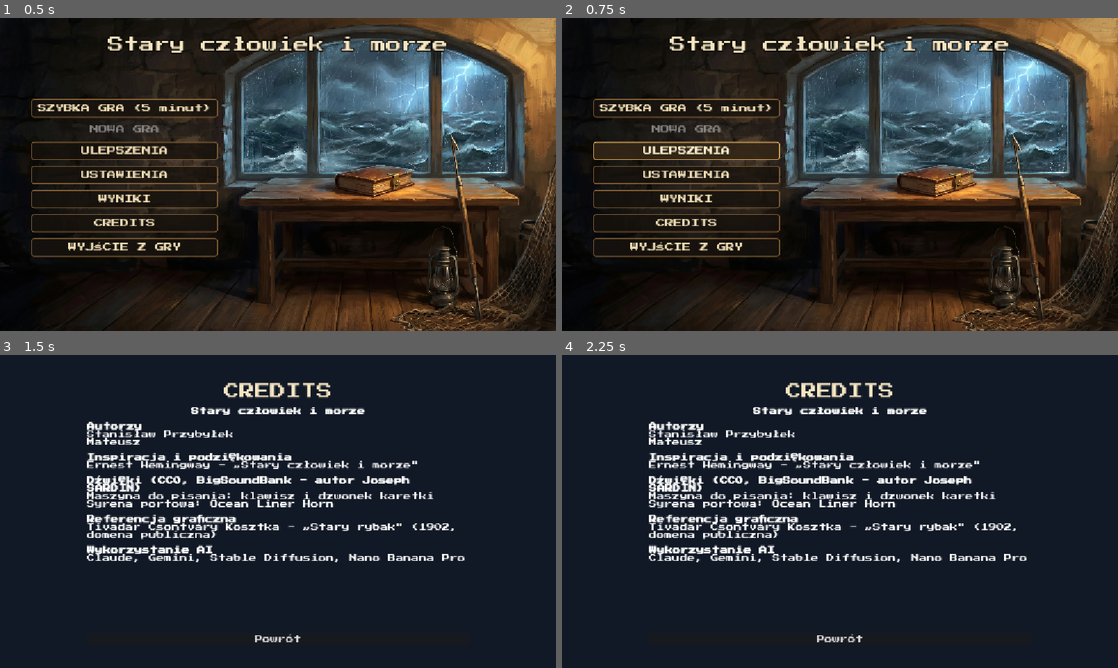
Above: before the commit, frames 1-4 (two rows, left to right).
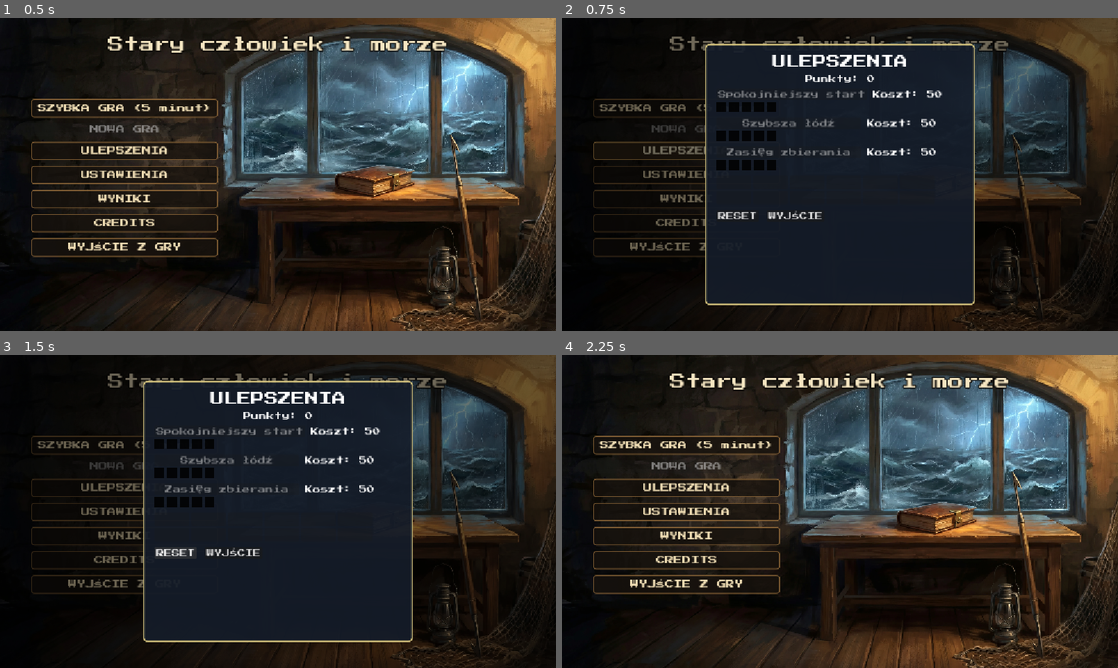
Above: after the commit, the same moments.

Repository: stap1/SCIM
Game: Godot game, scene res://scenes/MainMenu.tscn
Same seed, same stepped clock (60 frames per second), same inputs: the game is played once before the commit and once after it.
Inputs (mouse positions are in pixels of both pictures, inside the frame that each line leads up to):
- Up to frame 1 (0.5 s): no input
- Up to frame 2 (0.75 s): click "ULEPSZENIA" at 0.5 s
- Up to frame 3 (1.5 s): click (177, 552) at 1.25 s, where only the run after the commit has a clickable "RESET"
- Up to frame 4 (2.25 s): click (795, 552) at 2 s, where only the run after the commit has a clickable "WYJŚCIE"

Frame 1 is identical in both runs. In frame 2, 59% of the frame differs, in the area x 5-100%, y 0-100%; in frame 3, 59%; in frame 4, 79%, in the area x 0-100%, y 0-100%.

Commit message:
R3: meta-progresja (szkielet) + popup ULEPSZENIA
- MetaProgress (class_name, statyczny stan + user://meta.cfg): points/levels, buy/cost/cap,
  reset ze zwrotem punktow, bonusy (boat/magnet/spawn) krzywa kwadratowa, score_to_points
- popup ULEPSZENIA w menu: 3 realne ulepszenia z pipsami (czarne->zolte), 12 placeholderow,
  RESET (zwrot) + WYJSCIE; UI budowane w kodzie; pip_lit czysta
- main.gd nakłada bonusy na start runu (zasieg/predkosc/lagodszy spawn), boat/spawner odsprzezone
- bez autoloadu (nie ruszam project.godot); test_meta_progress.gd

Co-Authored-By: Claude Opus 4.8 <noreply@anthropic.com>

Diff:
--- a/scenes/MainMenu.tscn
+++ b/scenes/MainMenu.tscn
@@ -1,8 +1,9 @@
-[gd_scene load_steps=4 format=3 uid="uid://cduhwog23coy7"]
+[gd_scene load_steps=5 format=3 uid="uid://cduhwog23coy7"]
 
 [ext_resource type="Script" uid="uid://b12oqh3mydlaw" path="res://scripts/ui/main_menu.gd" id="1_mm"]
 [ext_resource type="Texture2D" uid="uid://c7qf6i78wkkpo" path="res://assets/main_menu_background.png" id="2_bg"]
 [ext_resource type="Theme" path="res://resources/main_menu_theme.tres" id="3_theme"]
+[ext_resource type="Script" path="res://scripts/ui/upgrades_menu.gd" id="4_upg"]
 
 [node name="MainMenu" type="Control"]
 layout_mode = 3
@@ -75,3 +76,6 @@
 [node name="QuitButton" type="Button" parent="Menu"]
 layout_mode = 2
 text = "WYJŚCIE Z GRY"
+
+[node name="UpgradesMenu" type="CanvasLayer" parent="."]
+script = ExtResource("4_upg")
--- a/scripts/globals/game_config.gd
+++ b/scripts/globals/game_config.gd
@@ -134,6 +134,13 @@
 # Co tyle poziomow zamiast zwyklej karty pojawia sie specjalny power-up (harpun/przebijanie).
 const MILESTONE_LEVEL_INTERVAL: int = 5
 
+# --- Meta-progresja (R3): trwale ulepszenia kupowane miedzy sesjami ---
+const META_POINTS_PER_SCORE: int = 10     # tyle wyniku = 1 punkt meta
+const META_COST_BASE: int = 50            # koszt poziomu L = BASE*(L+1)
+const META_BOAT_SPEED_MAX: float = 80.0   # bonus startowej predkosci lodzi na maks. poziomie
+const META_MAGNET_MULT_MAX: float = 1.0   # dodatek mnoznika zasiegu zbierania na maks (1.0 -> x2)
+const META_SPAWN_EASE_MAX: float = 6.0    # zlagodzenie budzetu spawnu na maks. poziomie
+
 # --- Leczenie ---
 # Dryfujaca deska (rybak lata nia kadlub): ile HP przywraca i jak czesto sie pojawia.
 const HEAL_PLANK_AMOUNT: float = 25.0
--- /dev/null
+++ b/scripts/globals/meta_progress.gd
@@ -0,0 +1,132 @@
+class_name MetaProgress
+extends RefCounted
+
+# Meta-progresja (R3, SZKIELET): trwale punkty i ulepszenia miedzy sesjami.
+# Stan statyczny (zyje przez caly proces, niezalezny od scen) + zapis do user://meta.cfg
+# (ConfigFile, wzorzec jak HighScores). NIE autoload - nie ruszamy project.godot.
+# Profile gracza POZA zakresem (przyszlosc).
+#
+# Trzy realne ulepszenia modyfikuja WARTOSCI STARTOWE gracza (male per poziom, ostatni
+# poziom znaczacy - krzywa kwadratowa). 12 placeholderow dochodzi w UI (R3c), nie tutaj.
+
+const PATH := "user://meta.cfg"
+
+const META_UPGRADES := {
+	"spawn":  {"name": "Spokojniejszy start", "max_level": 5, "desc": "Łagodniejszy spawn na starcie"},
+	"boat":   {"name": "Szybsza łódź",        "max_level": 5, "desc": "Wyższa startowa prędkość"},
+	"magnet": {"name": "Zasięg zbierania",    "max_level": 5, "desc": "Większy startowy zasięg XP"},
+}
+
+# Kolejnosc realnych ulepszen w UI (deterministyczna).
+const REAL_IDS: Array[String] = ["spawn", "boat", "magnet"]
+
+static var _points: int = 0
+static var _levels: Dictionary = {}
+static var _loaded: bool = false
+# Sciezka zapisu - nadpisywalna w testach (izolacja od realnego meta.cfg gracza).
+static var _path: String = PATH
+
+static func _ensure_loaded() -> void:
+	if _loaded:
+		return
+	_loaded = true
+	_load(_path)
+
+# --- Saldo punktow ---
+static func points() -> int:
+	_ensure_loaded()
+	return _points
+
+static func add_points(n: int) -> void:
+	_ensure_loaded()
+	_points += maxi(0, n)
+	_save(_path)
+
+# Czysta funkcja: przeliczenie wyniku sesji na punkty meta.
+static func score_to_points(score: int) -> int:
+	return maxi(0, score) / GameConfig.META_POINTS_PER_SCORE
+
+# --- Poziomy i kupno ---
+static func level_of(id: String) -> int:
+	_ensure_loaded()
+	return int(_levels.get(id, 0))
+
+static func max_level_of(id: String) -> int:
+	return int(META_UPGRADES[id]["max_level"]) if META_UPGRADES.has(id) else 0
+
+# Koszt nastepnego poziomu (z poziomu `level`): BASE*(level+1) - rosnie z poziomem.
+static func cost_of(id: String, level: int) -> int:
+	return GameConfig.META_COST_BASE * (level + 1)
+
+static func can_buy(id: String) -> bool:
+	_ensure_loaded()
+	if not META_UPGRADES.has(id):
+		return false
+	var lvl := level_of(id)
+	if lvl >= max_level_of(id):
+		return false
+	return _points >= cost_of(id, lvl)
+
+static func buy(id: String) -> bool:
+	_ensure_loaded()
+	if not can_buy(id):
+		return false
+	var lvl := level_of(id)
+	_points -= cost_of(id, lvl)
+	_levels[id] = lvl + 1
+	_save(_path)
+	return true
+
+# Suma wszystkich wydanych punktow (do zwrotu przy resecie).
+static func total_spent() -> int:
+	_ensure_loaded()
+	var sum := 0
+	for id in _levels:
+		for l in int(_levels[id]):
+			sum += cost_of(id, l)
+	return sum
+
+# Reset: zwraca WSZYSTKIE wydane punkty i zeruje poziomy.
+static func reset_upgrades() -> void:
+	_ensure_loaded()
+	_points += total_spent()
+	_levels.clear()
+	_save(_path)
+
+# --- Bonusy nakladane na start runu (R3d) ---
+static func bonus_boat_speed() -> float:
+	return GameConfig.META_BOAT_SPEED_MAX * _curve("boat")
+
+static func bonus_magnet_mult() -> float:
+	return 1.0 + GameConfig.META_MAGNET_MULT_MAX * _curve("magnet")
+
+static func spawn_ease() -> float:
+	return GameConfig.META_SPAWN_EASE_MAX * _curve("spawn")
+
+# Krzywa wartosci ulepszenia: 0 na poziomie 0, 1.0 na maksie; kwadratowa (ostatnie poziomy znaczace).
+static func _curve(id: String) -> float:
+	var maxl := max_level_of(id)
+	if maxl <= 0:
+		return 0.0
+	var t := clampf(float(level_of(id)) / float(maxl), 0.0, 1.0)
+	return t * t
+
+# --- Trwalosc (ConfigFile) ---
+static func _save(path: String) -> void:
+	var cfg := ConfigFile.new()
+	cfg.set_value("meta", "points", _points)
+	cfg.set_value("meta", "levels", _levels)
+	cfg.save(path)
+
+static func _load(path: String) -> void:
+	var cfg := ConfigFile.new()
+	_points = 0
+	_levels = {}
+	if cfg.load(path) == OK:
+		_points = int(cfg.get_value("meta", "points", 0))
+		var raw = cfg.get_value("meta", "levels", {})
+		if raw is Dictionary:
+			# Waliduj: tylko znane id z sensownym poziomem (plik moze byc edytowany z zewnatrz).
+			for id in raw:
+				if META_UPGRADES.has(id):
+					_levels[id] = clampi(int(raw[id]), 0, max_level_of(id))
--- a/scripts/systems/main.gd
+++ b/scripts/systems/main.gd
@@ -6,6 +6,19 @@
 		GameState.is_paused = false
 	if "time" in GameState:
 		GameState.time = 0.0
+	_apply_meta_upgrades()
+
+# Nakłada trwałe ulepszenia (MetaProgress) na start runu: zasięg zbierania, prędkość łodzi,
+# złagodzenie spawnu. Dzieci (boat, spawner) są już gotowe (_ready dzieci idzie przed root).
+# Centralizacja tutaj trzyma boat/spawner odsprzężone od MetaProgress.
+func _apply_meta_upgrades() -> void:
+	GameState.magnet_range_mult = MetaProgress.bonus_magnet_mult()
+	var boat := get_tree().get_first_node_in_group("player")
+	if boat != null and "max_speed" in boat:
+		boat.max_speed += MetaProgress.bonus_boat_speed()
+	var spawner := get_node_or_null("EnemySpawner")
+	if spawner != null and "_spawn_ease" in spawner:
+		spawner._spawn_ease = MetaProgress.spawn_ease()
 
 func _process(delta: float) -> void:
 	# JEDYNE miejsce liczenia czasu w calym projekcie (HUD jest read-only, czyta przez sygnaly).
--- /dev/null
+++ b/scripts/ui/upgrades_menu.gd
@@ -0,0 +1,156 @@
+class_name UpgradesMenu
+extends CanvasLayer
+
+# Popup ULEPSZENIA (sklep meta-progresji, R3c). Wyskakujace okienko z ramka, polprzezroczyste.
+# 3 realne ulepszenia: przycisk (kup nastepny poziom) + rzad czarnych kwadratow (pipsy)
+# zapalajacych sie na zolto wg poziomu. 12 przyciskow-placeholderow (nieaktywne). Na dole
+# RESET (zwrot wszystkich punktow) i WYJSCIE (chowa popup). UI budowane w kodzie.
+
+const PIP_DARK := Color(0.0, 0.0, 0.0, 0.85)
+const PIP_LIT := Color(1.0, 0.85, 0.1, 1.0)
+
+var _points_label: Label
+var _rows: Dictionary = {}  # id -> {"button":Button, "cost":Label, "pips":Array}
+
+func _ready() -> void:
+	layer = 80
+	_build()
+	visible = false
+
+func open() -> void:
+	visible = true
+	_refresh()
+
+func _close() -> void:
+	visible = false
+
+# Czysta funkcja: czy pip o danym indeksie ma byc zapalony (kupiony poziom).
+static func pip_lit(level: int, index: int) -> bool:
+	return index < level
+
+func _build() -> void:
+	var dim := ColorRect.new()
+	dim.color = Color(0.0, 0.0, 0.0, 0.55)
+	dim.set_anchors_and_offsets_preset(Control.PRESET_FULL_RECT)
+	add_child(dim)
+
+	var panel := Panel.new()
+	panel.anchor_left = 0.5
+	panel.anchor_top = 0.5
+	panel.anchor_right = 0.5
+	panel.anchor_bottom = 0.5
+	panel.offset_left = -280.0
+	panel.offset_top = -270.0
+	panel.offset_right = 280.0
+	panel.offset_bottom = 270.0
+	var sb := StyleBoxFlat.new()
+	sb.bg_color = Color(0.08, 0.11, 0.16, 0.92)
+	sb.border_color = Color(0.85, 0.78, 0.5, 0.9)
+	sb.set_border_width_all(3)
+	sb.set_corner_radius_all(8)
+	panel.add_theme_stylebox_override("panel", sb)
+	add_child(panel)
+
+	var margin := MarginContainer.new()
+	margin.set_anchors_and_offsets_preset(Control.PRESET_FULL_RECT)
+	for m in ["margin_left", "margin_top", "margin_right", "margin_bottom"]:
+		margin.add_theme_constant_override(m, 24)
+	panel.add_child(margin)
+
+	var vb := VBoxContainer.new()
+	vb.add_theme_constant_override("separation", 12)
+	margin.add_child(vb)
+
+	var title := Label.new()
+	title.text = "ULEPSZENIA"
+	title.horizontal_alignment = HORIZONTAL_ALIGNMENT_CENTER
+	title.add_theme_font_size_override("font_size", 28)
+	vb.add_child(title)
+
+	_points_label = Label.new()
+	_points_label.horizontal_alignment = HORIZONTAL_ALIGNMENT_CENTER
+	vb.add_child(_points_label)
+
+	# 3 realne ulepszenia (przycisk + pipsy)
+	for id in MetaProgress.REAL_IDS:
+		var info: Dictionary = MetaProgress.META_UPGRADES[id]
+		var row := VBoxContainer.new()
+		var hb := HBoxContainer.new()
+		hb.add_theme_constant_override("separation", 12)
+		var btn := Button.new()
+		btn.text = str(info["name"])
+		btn.tooltip_text = str(info.get("desc", ""))
+		btn.custom_minimum_size = Vector2(300, 0)
+		btn.pressed.connect(_on_buy.bind(id))
+		hb.add_child(btn)
+		var cost := Label.new()
+		cost.vertical_alignment = VERTICAL_ALIGNMENT_CENTER
+		hb.add_child(cost)
+		row.add_child(hb)
+		var pips_hb := HBoxContainer.new()
+		pips_hb.add_theme_constant_override("separation", 6)
+		var pips: Array = []
+		for i in MetaProgress.max_level_of(id):
+			var pip := ColorRect.new()
+			pip.custom_minimum_size = Vector2(20, 20)
+			pips_hb.add_child(pip)
+			pips.append(pip)
+		row.add_child(pips_hb)
+		vb.add_child(row)
+		_rows[id] = {"button": btn, "cost": cost, "pips": pips}
+
+	# 12 placeholderow (nieaktywne) - przyszle ulepszenia
+	var grid := GridContainer.new()
+	grid.columns = 6
+	for i in 12:
+		var pb := Button.new()
+		pb.disabled = true
+		pb.custom_minimum_size = Vector2(72, 28)
+		grid.add_child(pb)
+	vb.add_child(grid)
+
+	# RESET + WYJSCIE
+	var bottom := HBoxContainer.new()
+	bottom.add_theme_constant_override("separation", 16)
+	var reset := Button.new()
+	reset.text = "RESET"
+	reset.pressed.connect(_on_reset)
+	bottom.add_child(reset)
+	var exit := Button.new()
+	exit.text = "WYJŚCIE"
+	exit.pressed.connect(_on_exit)
+	bottom.add_child(exit)
+	vb.add_child(bottom)
+
+func _on_buy(id: String) -> void:
+	if MetaProgress.buy(id):
+		AudioManager.play_sfx("ui_click")
+	_refresh()
+
+func _on_reset() -> void:
+	MetaProgress.reset_upgrades()
+	AudioManager.play_sfx("ui_click")
+	_refresh()
+
+func _on_exit() -> void:
+	AudioManager.play_sfx("ui_click")
+	_close()
+
+func _refresh() -> void:
+	if _points_label:
+		_points_label.text = "Punkty: %d" % MetaProgress.points()
+	for id in _rows:
+		var lvl: int = MetaProgress.level_of(id)
+		var maxl: int = MetaProgress.max_level_of(id)
+		var r: Dictionary = _rows[id]
+		var pips: Array = r["pips"]
+		for i in pips.size():
+			pips[i].color = PIP_LIT if pip_lit(lvl, i) else PIP_DARK
+		var btn: Button = r["button"]
+		var cost: Label = r["cost"]
+		if lvl >= maxl:
+			btn.disabled = true
+			cost.text = "MAX"
+		else:
+			btn.disabled = not MetaProgress.can_buy(id)
+			cost.text = "Koszt: %d" % MetaProgress.cost_of(id, lvl)
--- /dev/null
+++ b/test/test_meta_progress.gd
@@ -0,0 +1,89 @@
+extends GutTest
+
+# R3: meta-progresja (MetaProgress) - kupno/koszt/cap, reset (zwrot), bonusy, zapis/odczyt,
+# przeliczenie wyniku na punkty, pip_lit (UI). Izolacja od realnego meta.cfg przez _path tymczasowy.
+
+const TMP := "user://test_meta_tmp.cfg"
+
+func before_each() -> void:
+	MetaProgress._path = TMP
+	MetaProgress._points = 0
+	MetaProgress._levels = {}
+	MetaProgress._loaded = true  # kontrolowany stan, bez ladowania z dysku
+
+func after_each() -> void:
+	# Przywroc czysty stan i realna sciezke (by inne testy nie widzialy zakupow).
+	MetaProgress._levels = {}
+	MetaProgress._points = 0
+	MetaProgress._path = MetaProgress.PATH
+	MetaProgress._loaded = false
+	if FileAccess.file_exists(TMP):
+		DirAccess.remove_absolute(TMP)
+
+func test_buy_spends_and_levels() -> void:
+	MetaProgress._points = 200
+	var cost := MetaProgress.cost_of("boat", 0)
+	assert_true(MetaProgress.buy("boat"), "kupno za wystarczajace punkty")
+	assert_eq(MetaProgress.level_of("boat"), 1, "poziom +1")
+	assert_eq(MetaProgress.points(), 200 - cost, "punkty pobrane")
+
+func test_buy_fails_without_points() -> void:
+	MetaProgress._points = 10
+	assert_false(MetaProgress.buy("boat"), "brak punktow -> false")
+	assert_eq(MetaProgress.level_of("boat"), 0, "poziom bez zmian")
+
+func test_buy_capped_at_max() -> void:
+	MetaProgress._points = 100000
+	for i in MetaProgress.max_level_of("magnet"):
+		MetaProgress.buy("magnet")
+	assert_eq(MetaProgress.level_of("magnet"), MetaProgress.max_level_of("magnet"), "na maksie")
+	assert_false(MetaProgress.can_buy("magnet"), "nie kupisz ponad maks")
+
+func test_reset_refunds_all() -> void:
+	MetaProgress._points = 1000
+	MetaProgress.buy("boat")  # 50
+	MetaProgress.buy("boat")  # 100
+	assert_eq(MetaProgress.points(), 1000 - 150, "wydane 150")
+	MetaProgress.reset_upgrades()
+	assert_eq(MetaProgress.points(), 1000, "reset zwraca wszystkie punkty")
+	assert_eq(MetaProgress.level_of("boat"), 0, "poziomy wyzerowane")
+
+func test_bonuses_grow_with_level() -> void:
+	assert_almost_eq(MetaProgress.bonus_boat_speed(), 0.0, 0.001, "poziom 0 -> brak bonusu")
+	MetaProgress._points = 100000
+	for i in MetaProgress.max_level_of("boat"):
+		MetaProgress.buy("boat")
+	assert_almost_eq(MetaProgress.bonus_boat_speed(), GameConfig.META_BOAT_SPEED_MAX, 0.001, "maks -> pelny bonus")
+
+func test_magnet_mult_starts_at_one() -> void:
+	assert_almost_eq(MetaProgress.bonus_magnet_mult(), 1.0, 0.001, "bez ulepszenia mnoznik 1.0")
+
+func test_score_to_points() -> void:
+	assert_eq(MetaProgress.score_to_points(0), 0, "0 -> 0")
+	assert_eq(MetaProgress.score_to_points(95), 95 / GameConfig.META_POINTS_PER_SCORE, "przelicznik")
+
+func test_save_load_roundtrip() -> void:
+	MetaProgress._points = 500
+	MetaProgress.buy("magnet")  # zapis do TMP, magnet=1, punkty 450
+	MetaProgress._points = 0
+	MetaProgress._levels = {}
+	MetaProgress._load(TMP)
+	assert_eq(MetaProgress.points(), 450, "punkty odczytane z dysku")
+	assert_eq(MetaProgress.level_of("magnet"), 1, "poziom odczytany z dysku")
+
+func test_pip_lit() -> void:
+	assert_true(UpgradesMenu.pip_lit(3, 0), "pip 0 < poziom 3 zapalony")
+	assert_true(UpgradesMenu.pip_lit(3, 2), "pip 2 < poziom 3 zapalony")
+	assert_false(UpgradesMenu.pip_lit(3, 3), "pip 3 >= poziom 3 zgaszony")
+
+func test_popup_builds_and_toggles() -> void:
+	var menu = preload("res://scenes/MainMenu.tscn").instantiate()
+	add_child_autofree(menu)
+	var popup = menu.get_node_or_null("UpgradesMenu")
+	assert_not_null(popup, "MainMenu ma UpgradesMenu")
+	popup.open()
+	assert_true(popup.visible, "open() pokazuje popup")
+	assert_not_null(popup._points_label, "popup zbudowal UI")
+	assert_eq(popup._rows.size(), 3, "3 realne ulepszenia w UI")
+	popup._on_exit()
+	assert_false(popup.visible, "WYJSCIE chowa popup")
Not shown, added: scripts/globals/meta_progress.gd.uid
Not shown, added: scripts/ui/upgrades_menu.gd.uid
Not shown, added: test/test_meta_progress.gd.uid
